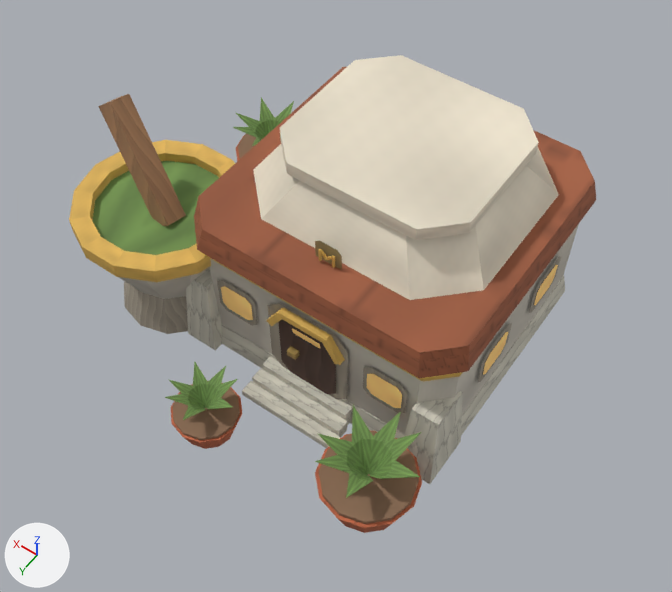
One commit to the glTF model Assets/GodSim/Art/Models/Buildings/Dwarf/LearningHealth/bld_dwarf_herbalist_classical_v0.glb: the scene before it, then after it.
One viewpoint serves both versions: a 50 mm lens placed at (-0.701, 0.914, 1.492), pointed at (-0.092, 0.063, 0.154). Arrows for +X, +Y and +Z are at lower left; the lights stay in place. The picture after the commit comes second. Vertices at exactly the same position are counted once.

Objects in the first picture: 'LOD0'.
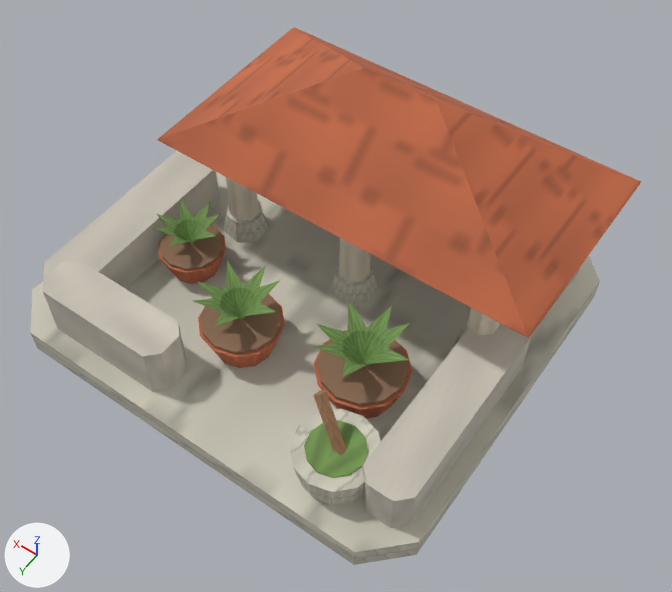
Boxes (x1, y1, x2, y2) around the edits, measured in the pictures (672 x 592 px; the box of a moved part takes in the faces that stretch with it):
'LOD0', reshaped (16% wider, 13% taller)
    before: (69, 55, 596, 533)
    after: (30, 27, 641, 565)
part 1 of me_lod0, moved or reshaped
    before: (92, 160, 219, 255)
    after: (304, 420, 368, 478)
part 2 of me_lod0, moved or reshaped
    before: (315, 431, 422, 533)
    after: (314, 339, 412, 418)
part 3 of me_lod0, moved or reshaped
    before: (315, 405, 421, 497)
    after: (314, 308, 407, 377)
part 4 of me_lod0, moved or reshaped
    before: (317, 433, 418, 498)
    after: (315, 301, 410, 377)
part 5 of me_lod0, moved or reshaped
    before: (319, 431, 419, 524)
    after: (317, 330, 409, 407)
part 6 of me_lod0, moved or reshaped
    before: (171, 384, 242, 449)
    after: (198, 293, 285, 368)
part 7 of me_lod0, moved or reshaped
    before: (165, 362, 237, 420)
    after: (193, 266, 280, 327)
part 8 of me_lod0, moved or reshaped
    before: (167, 371, 238, 420)
    after: (194, 260, 279, 326)
part 9 of me_lod0, moved or reshaped
    before: (173, 381, 240, 440)
    after: (201, 294, 282, 354)
part 10 of me_lod0, moved or reshaped (mostly hidden before)
    before: (236, 136, 244, 161)
    after: (158, 225, 226, 284)
part 11 of me_lod0, moved or reshaped
    before: (233, 98, 294, 146)
    after: (155, 208, 215, 247)
part 12 of me_lod0, moved or reshaped
    before: (235, 106, 293, 146)
    after: (153, 199, 221, 246)
part 13 of me_lod0, moved or reshaped
    before: (238, 133, 256, 159)
    after: (160, 224, 223, 271)
part 14 of me_lod0, rebuilt (mostly hidden before)
    before: (221, 275, 565, 438)
    after: (30, 172, 600, 565)
part 15 of me_lod0, rebuilt
    before: (253, 144, 559, 300)
    after: (157, 27, 641, 338)
part 16 of me_lod0, deleted
    before: (69, 55, 561, 484)
part 17 of me_lod0, reshaped
    before: (119, 67, 596, 435)
    after: (43, 151, 579, 528)

Patch to the scene script:
```diff
--- a/Assets/GodSim/Art/Models/Buildings/Dwarf/LearningHealth/bld_dwarf_herbalist_classical_v0.glb.py
+++ b/Assets/GodSim/Art/Models/Buildings/Dwarf/LearningHealth/bld_dwarf_herbalist_classical_v0.glb.py
@@ me_lod0 @@
 # used by ob_lod0; location = (0.0, 0.0, 0.0)
-me_lod0.from_pydata(...)  # 762 vertices, 962 faces; spans x -0.415..0.415, y -0.366..0.41, z 0.0..0.435
+me_lod0.from_pydata(...)  # 632 vertices, 808 faces; spans x -0.452..0.45, y -0.412..0.407, z 0.0..0.473
+# me_lod0 part 1: the loose piece of 24 vertices spanning x 0.117..0.382, y 0.002..0.268, z 0.225..0.235 is scaled about its middle by (0.4, 0.4, 0.571), then moved by (-0.516, 0.171, -0.102)
+# me_lod0 part 2: the loose piece of 24 vertices spanning x -0.415..-0.235, y 0.205..0.385, z 0.0..0.076 is scaled about its middle by 0.961, then moved by (0.115, -0.148, 0.051)
+# me_lod0 part 3: the loose piece of 29 vertices spanning x -0.415..-0.238, y 0.205..0.384, z 0.083..0.168 is scaled about its middle by 0.961, then moved by (0.115, -0.148, 0.047)
+# me_lod0 part 4: the loose piece of 29 vertices spanning x -0.415..-0.238, y 0.205..0.384, z 0.082..0.167 is scaled about its middle by 0.961, then moved by (0.115, -0.148, 0.049)
+# me_lod0 part 5: the loose piece of 24 vertices spanning x -0.409..-0.241, y 0.211..0.379, z 0.076..0.086 is scaled about its middle by 0.961, then moved by (0.115, -0.148, 0.049)
+# me_lod0 part 6: the loose piece of 24 vertices spanning x -0.075..0.055, y 0.28..0.41, z 0.0..0.055 is scaled about its middle by 1.23, then moved by (0.04, -0.156, 0.059)
+# me_lod0 part 7: the loose piece of 29 vertices spanning x -0.075..0.053, y 0.28..0.409, z 0.06..0.122 is scaled about its middle by 1.23, then moved by (0.04, -0.156, 0.072)
+# me_lod0 part 8: the loose piece of 29 vertices spanning x -0.075..0.053, y 0.28..0.409, z 0.059..0.121 is scaled about its middle by 1.23, then moved by (0.04, -0.156, 0.074)
+# me_lod0 part 9: the loose piece of 24 vertices spanning x -0.07..0.05, y 0.285..0.405, z 0.055..0.062 is scaled about its middle by 1.23, then moved by (0.04, -0.156, 0.066)
+# me_lod0 part 10: the loose piece of 24 vertices spanning x 0.212..0.378, y -0.323..-0.157, z 0.0..0.071 is scaled about its middle by 0.813, then moved by (-0.065, 0.338, 0.046)
+# me_lod0 part 11: the loose piece of 29 vertices spanning x 0.212..0.375, y -0.323..-0.158, z 0.076..0.155 is scaled about its middle by 0.813, then moved by (-0.065, 0.338, 0.03)
+# me_lod0 part 12: the loose piece of 29 vertices spanning x 0.212..0.375, y -0.323..-0.158, z 0.075..0.154 is scaled about its middle by 0.813, then moved by (-0.065, 0.338, 0.032)
+# me_lod0 part 13: the loose piece of 24 vertices spanning x 0.218..0.372, y -0.317..-0.163, z 0.071..0.079 is scaled about its middle by 0.813, then moved by (-0.065, 0.338, 0.039)
+# me_lod0 part 14: the loose piece of 16 vertices spanning x -0.395..0.155, y -0.36..0.19, z 0.0..0.052 is rebuilt with 16 vertices and now spans x -0.45..0.45, y -0.412..0.407, z 0.0..0.052
+# me_lod0 part 15: the loose piece of 16 vertices spanning x -0.355..0.115, y -0.32..0.11, z 0.325..0.41 is rebuilt with 6 vertices and now spans x -0.452..0.333, y -0.379..0.046, z 0.296..0.473
+# me_lod0 part 16: 30 loose pieces with 304 vertices, spanning x -0.4..0.415, y -0.275..0.296, z 0.0..0.435, are deleted
+# me_lod0 part 17: 84 vertices removed from x -0.401..0.41, y -0.366..0.295, z 0.0..0.325; 268 vertices added at x -0.424..0.403, y -0.353..0.384, z 0.049..0.303
 me_lod0.materials.append(mat_godsim_buildings)
```
